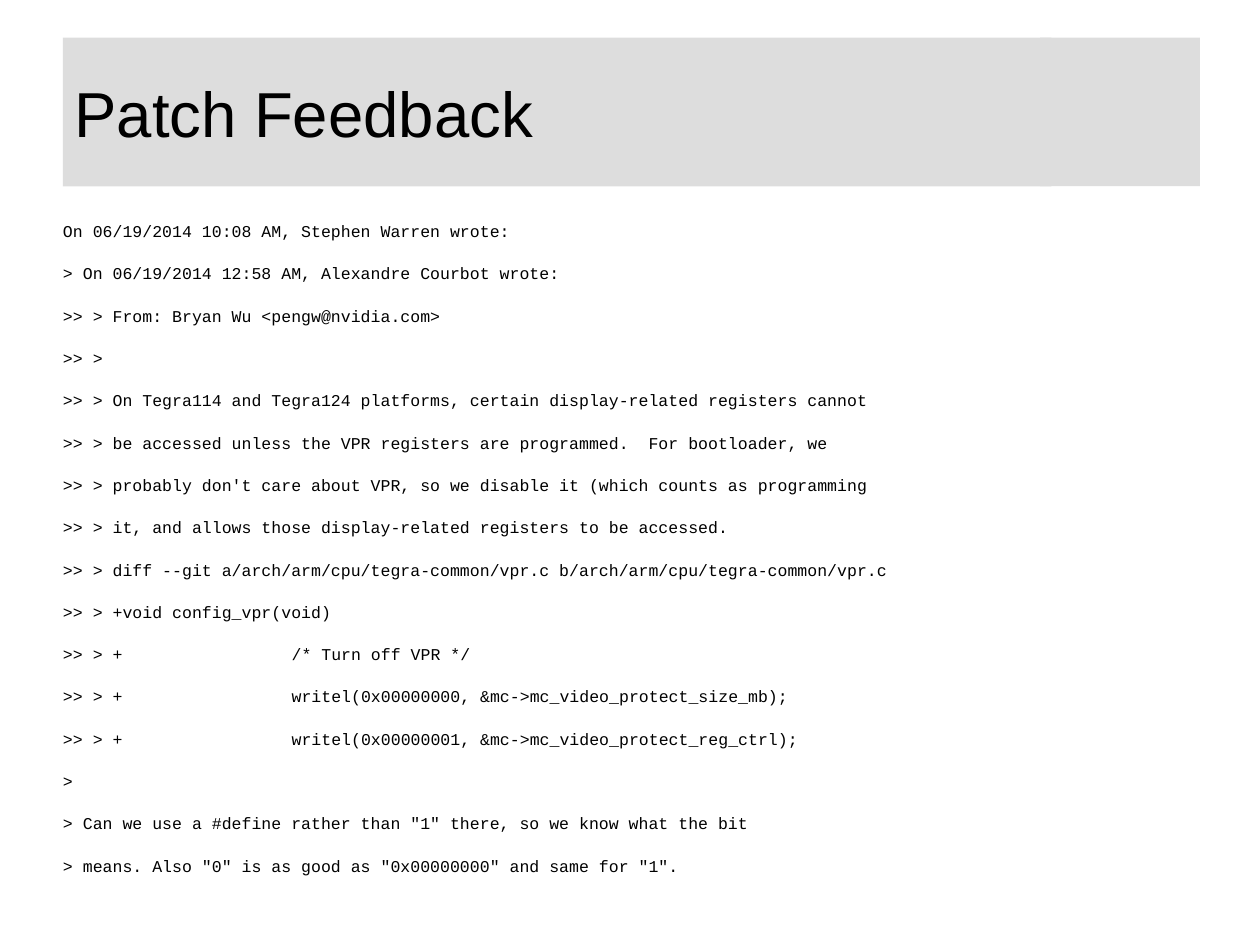
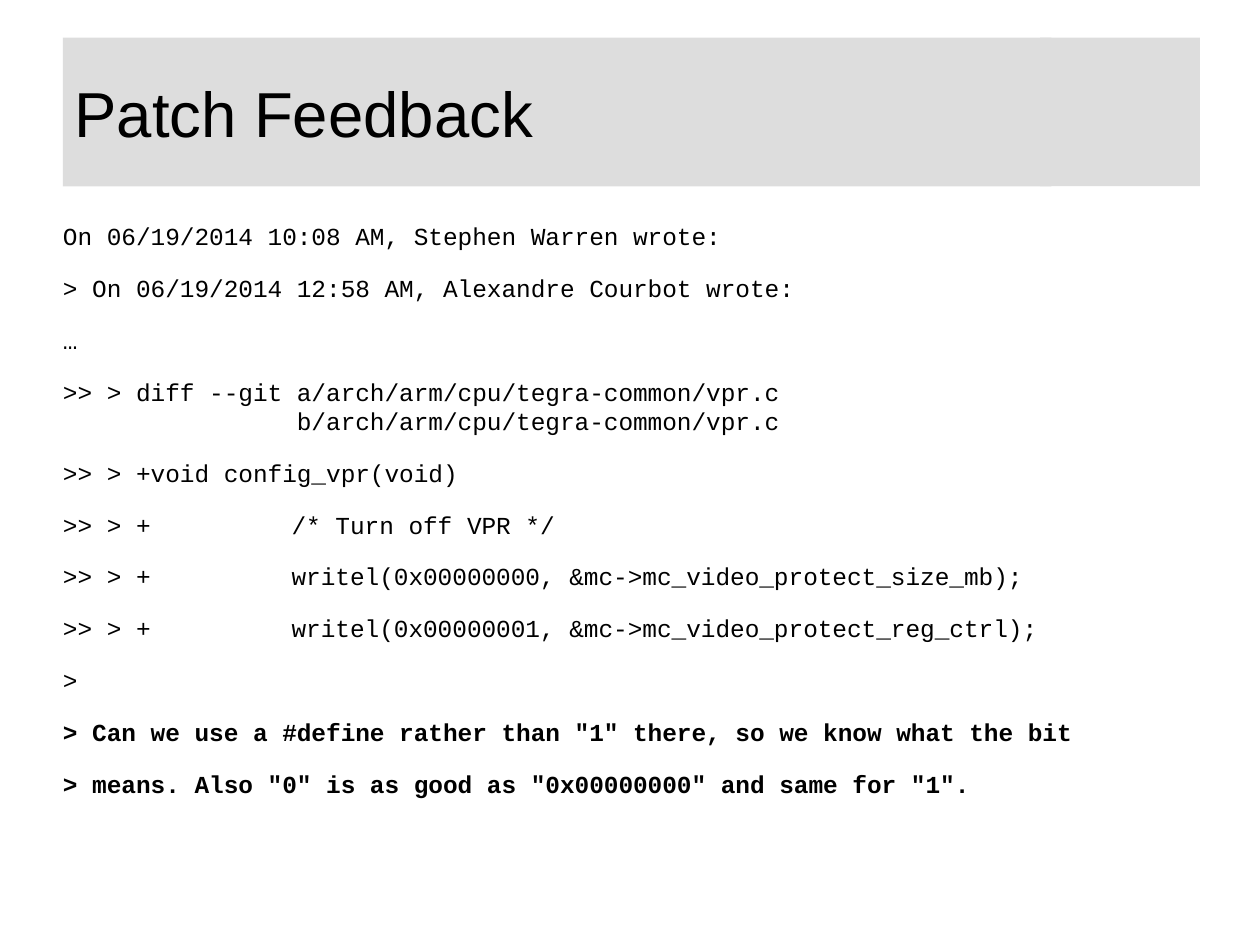
Before and after one commit to swarren/presentations, a slide deck: slide 22 of lcs-foss-intro/lcs-foss-intro.odp (slide 20 before the commit). Drawn at 1260x945 pixels with LibreOffice and Linux fonts; fonts in the diff are those of the drawing; background and template pictures are left out. Boxes give left, top, right and bottom in pixels: in the first picture for what was removed or moved away, otherwise in the second. Text is boxed around its words. In the diff, an @@ line names an element or a change of style, - is before the commit and + after.

Commit message:
F/OSS presentation updates based on rwp feedback

```diff
--- a/lcs-foss-intro/lcs-foss-intro.odp
+++ b/lcs-foss-intro/lcs-foss-intro.odp
@@ text at bbox=[63, 227, 1072, 799]: size 10.4 to 15.4 pt; bold on in "> Can we use a #define rather ...", "> means. Also "0" is as good ..." @@
@@ text at bbox=[113, 310, 867, 537]: text changed; size 10.4 to 15.4 pt @@
->> > From: Bryan Wu <pengw@nvidia.com>
->> >
->> > On Tegra114 and Tegra124 platforms, certain display-related registers cannot
->> > be accessed unless the VPR registers are programmed. For bootloader, we
->> > probably don't care about VPR, so we disable it (which counts as programming
->> > it, and allows those display-related registers to be accessed.
+…
```
Also in this commit, not shown: 9 other slides changed, 2 slides added, 1 other file.
